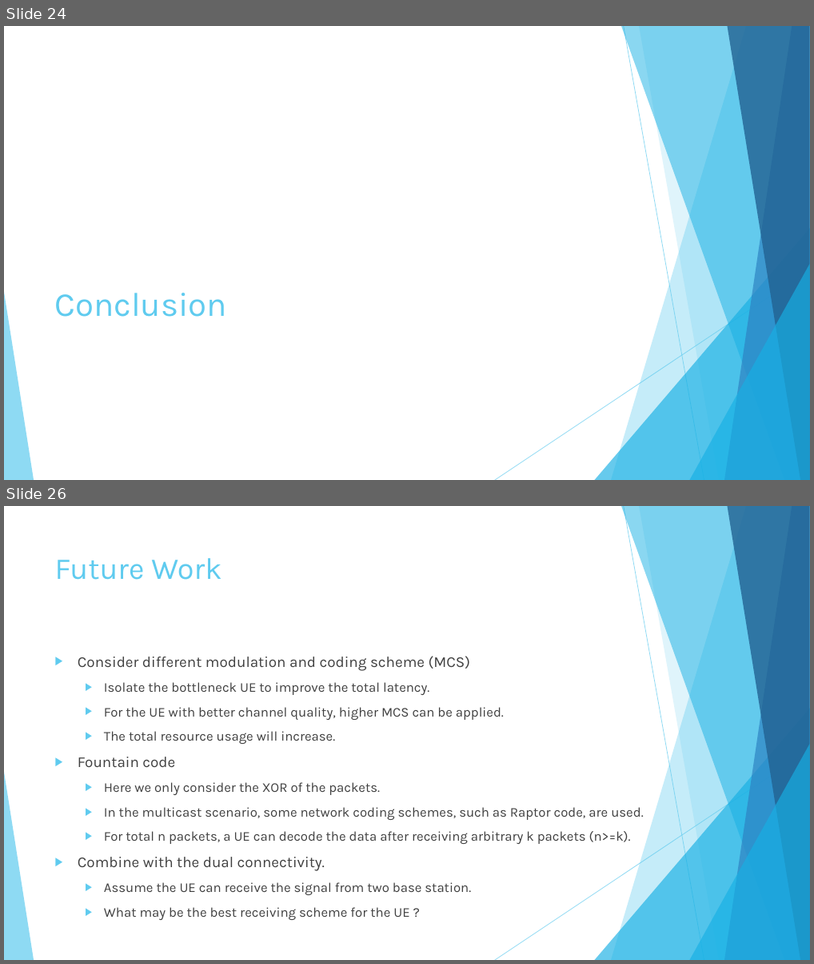
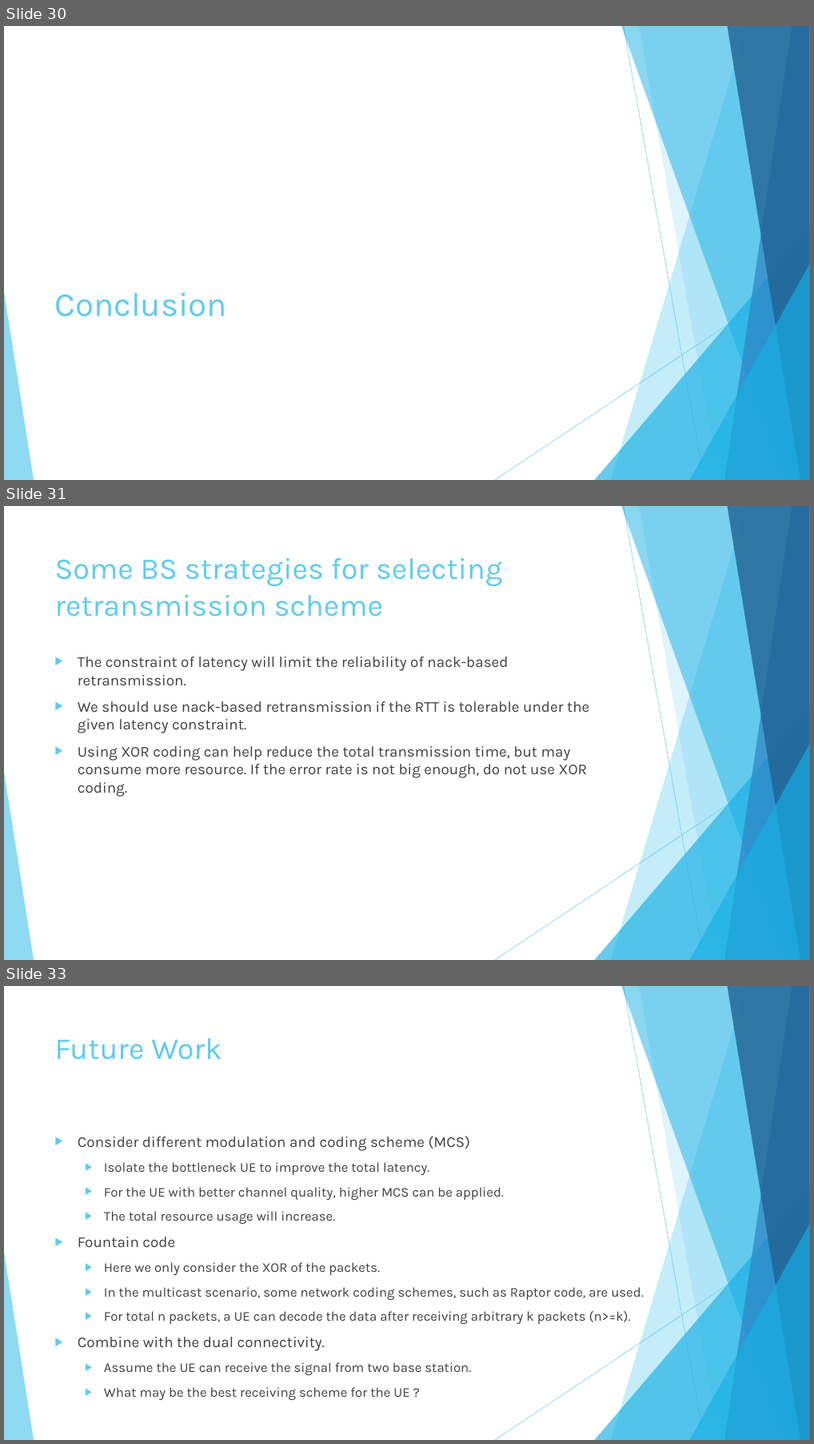
Before and after one commit to hungchun0201/Reliable_multicast_simulation, a slide deck: Final_project_reliable_multicast_retransmission_scheme.pptx. Shown one above the other, each under a label of ours: slides 24 and 26 before the commit, slides 30, 31 and 33 after it; the slides between them are not shown. The pictures are 814x964 and 814x1444 pixels, drawn with LibreOffice and Linux fonts; fonts in the diff are those of the drawing. Boxes give left, top, right and bottom in pixels: in the first picture for what was removed or moved away, otherwise in the second. Text is boxed around its words. In the diff, an @@ line names an element or a change of style, - is before the commit and + after.

```diff
--- a/Final_project_reliable_multicast_retransmission_scheme.pptx
+++ b/Final_project_reliable_multicast_retransmission_scheme.pptx
@@ slide 31 added at (4,506,810,960), background #FFFFFF; not listed: 10 template elements that a slide beside it also shows @@
@@ title added at (55,558,502,616), 36 pt, text #5FCBEF @@
+Some BS strategies for selecting retransmission scheme
@@ text added at (78,656,590,796), 18 pt, text #404040 @@
+▶ The constraint of latency will limit the reliability of nack-based retransmission.
+▶ We should use nack-based retransmission if the RTT is tolerable under the given latency constraint.
+▶ Using XOR coding can help reduce the total transmission time, but may consume more resource. If the error rate is not big enough, do not use XOR coding.
@@ what was slide 24 is now slide 30 @@
@@ what was slide 26 is now slide 33 @@
```
Also in this commit, not shown: 14 slides changed, 12 other slides added, 4 slides removed, 14 other files.
